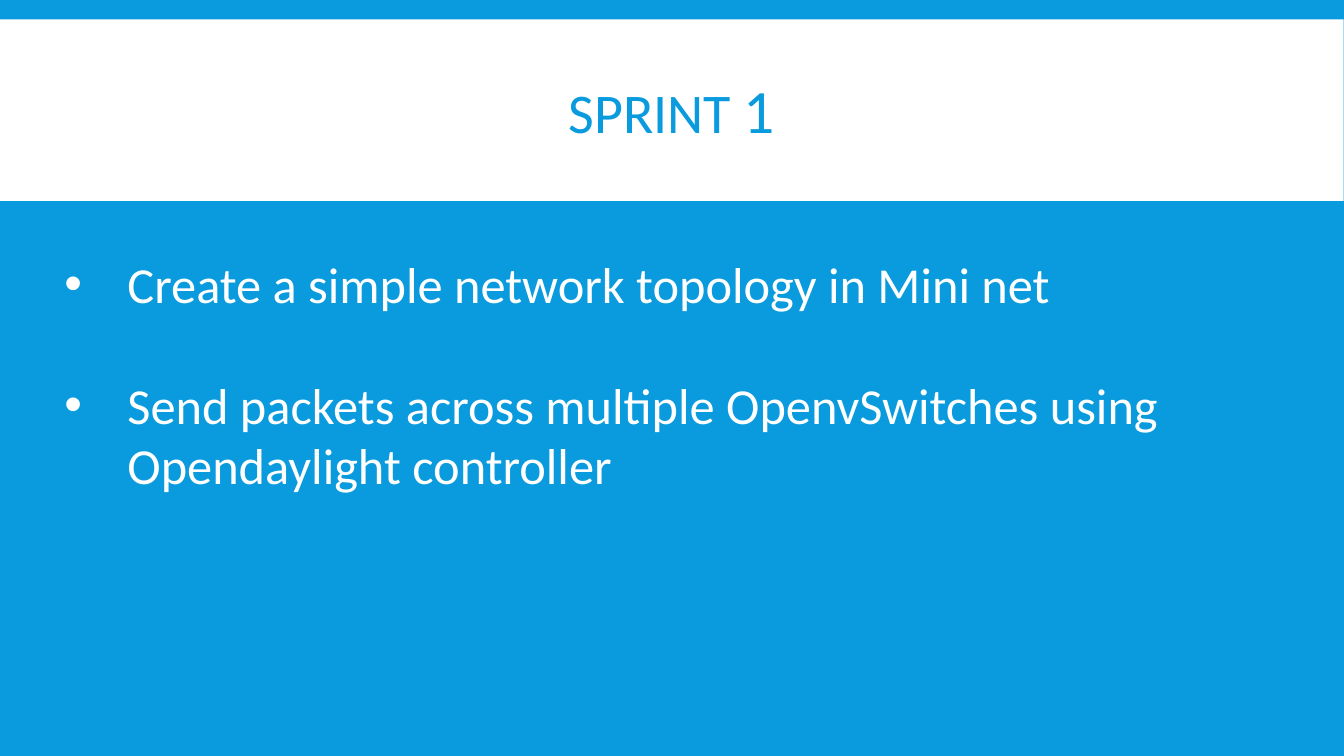
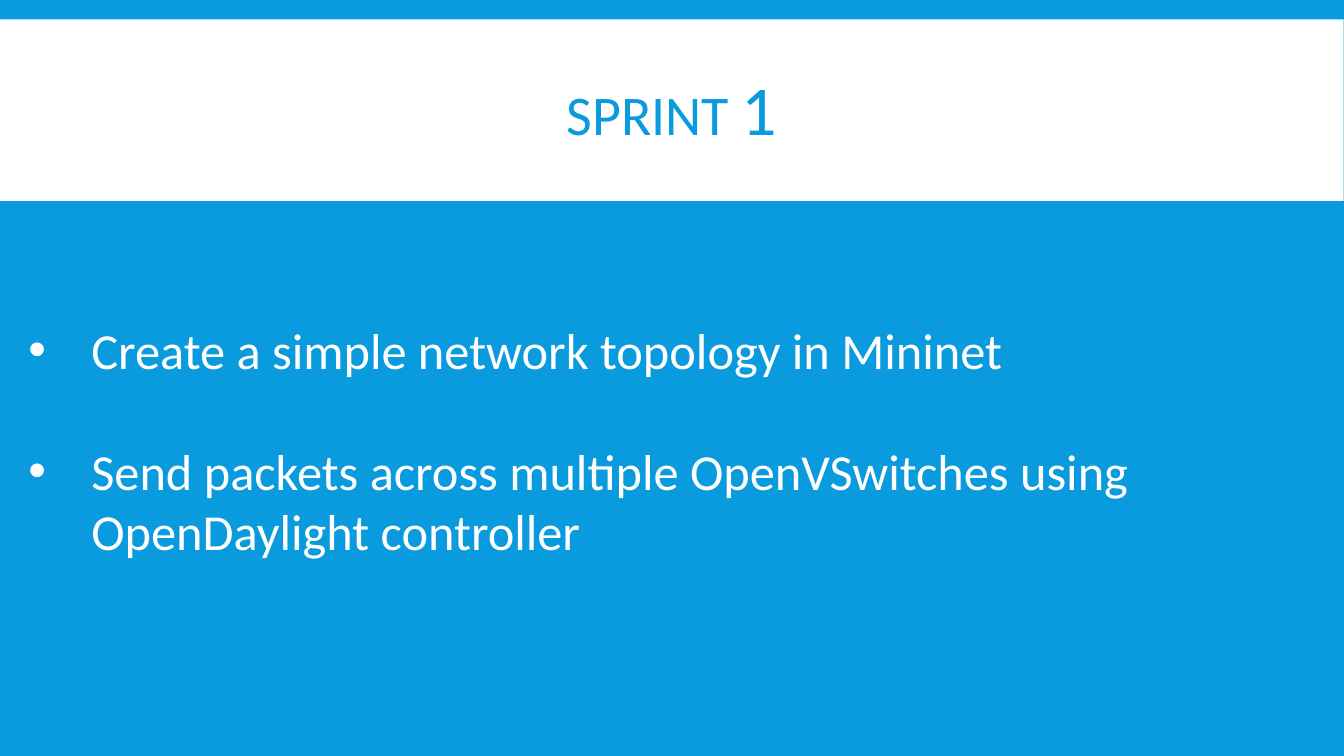
Before and after one commit to BU-NU-CLOUD-SP16/Network-Programmability-as-a-Service, a slide deck: slide 4 of Demo 1.pptx. Drawn at 1344x756 pixels with LibreOffice and Linux fonts; fonts in the diff are those of the drawing. Boxes give left, top, right and bottom in pixels: in the first picture for what was removed or moved away, otherwise in the second. Text is boxed around its words. In the diff, an @@ line names an element or a change of style, - is before the commit and + after.

Commit message:
Edit-1

```diff
--- a/Demo 1.pptx
+++ b/Demo 1.pptx
@@ title "SPRINT 1" at (567, 90, 777, 136): size 44 to 50 pt in "1" @@
@@ text at (91, 334, 1128, 559): text changed @@
-• Create a simple network topology in Mini net
-• Send packets across multiple OpenvSwitches using Opendaylight controller
+• Create a simple network topology in Mininet
+• Send packets across multiple OpenVSwitches using OpenDaylight controller
```
Also in this commit, not shown: 4 other slides changed, 4 slides added, 6 slides removed.
